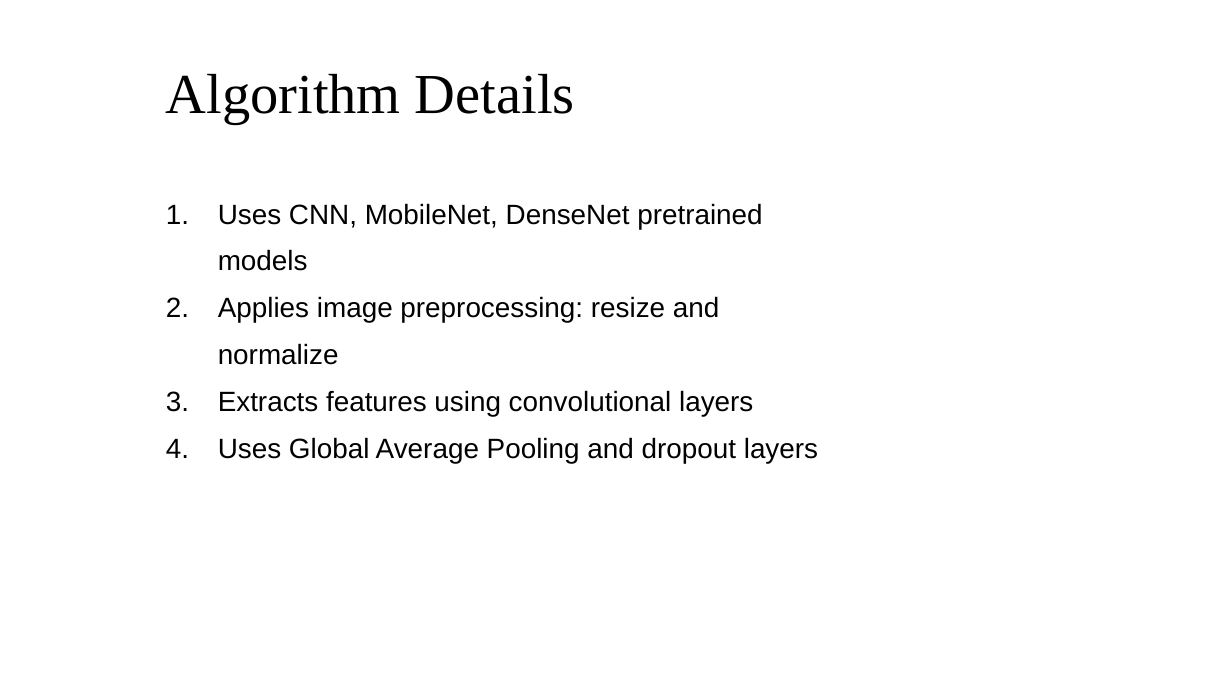
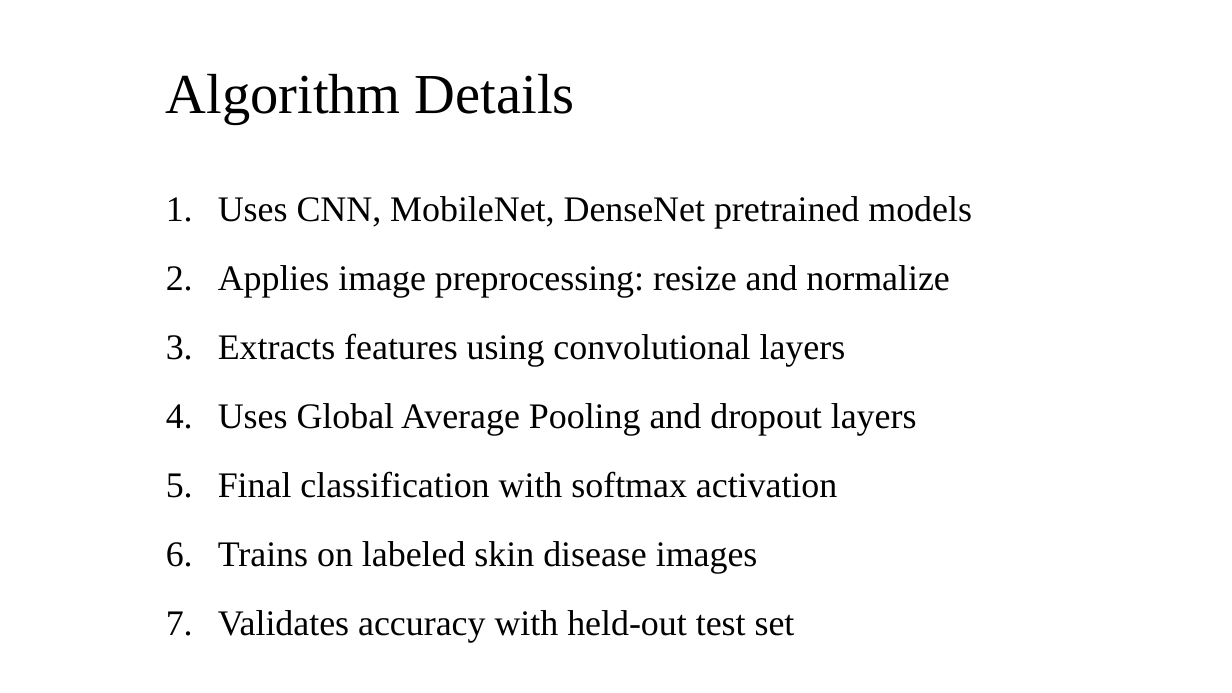
Before and after one commit to SandeshKhatiwada05/Skin-Disease-Detection-CNN--MobileNet-and-DenseNet, a slide deck: slide 9 of Reports/Mid Defense/Mid Defense Presentation.pptx. Drawn at 1232x693 pixels with LibreOffice and Linux fonts; fonts in the diff are those of the drawing. Boxes give left, top, right and bottom in pixels: in the first picture for what was removed or moved away, otherwise in the second. Text is boxed around its words. In the diff, an @@ line names an element or a change of style, - is before the commit and + after.

```diff
--- a/Reports/Mid Defense/Mid Defense Presentation.pptx
+++ b/Reports/Mid Defense/Mid Defense Presentation.pptx
@@ text "Uses CNN, MobileNet, DenseNet pretrained ...": place and size @@
-text "Uses CNN, MobileNet, DenseNet pretrained ..." at box(218, 203, 818, 463)
+text "Uses CNN, MobileNet, DenseNet pretrained ..." at box(218, 196, 972, 643)
@@ text at box(218, 196, 972, 436): size 21.7 to 28 pt, font Arial to Times New Roman in "Uses CNN, MobileNet, DenseNet pretrained models", "Applies image preprocessing: resize and normalize", "Extracts features using convolutional layers", "Uses Global Average Pooling and dropout layers"; line spacing 1.4 to 1.6 @@
@@ text at box(218, 471, 837, 643): paragraphs added @@
+5. Final classification with softmax activation
+6. Trains on labeled skin disease images
+7. Validates accuracy with held-out test set
```
Also in this commit, not shown: 1 other slide changed, 2 slides added, 6 other files.
